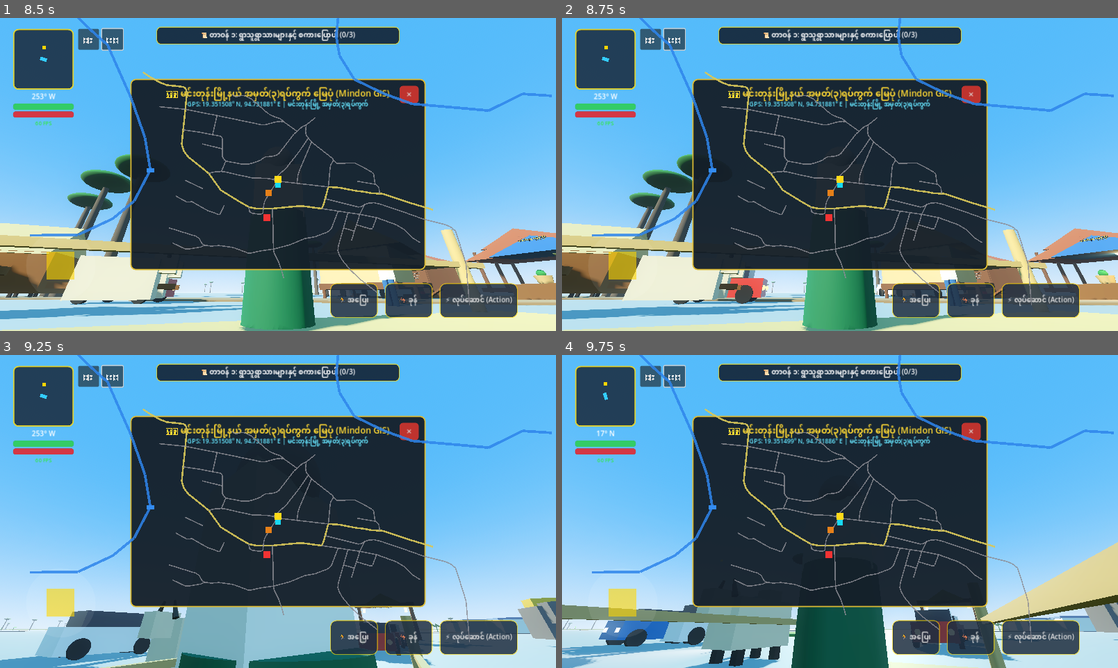
Above: before the commit, frames 1-4 (two rows, left to right).
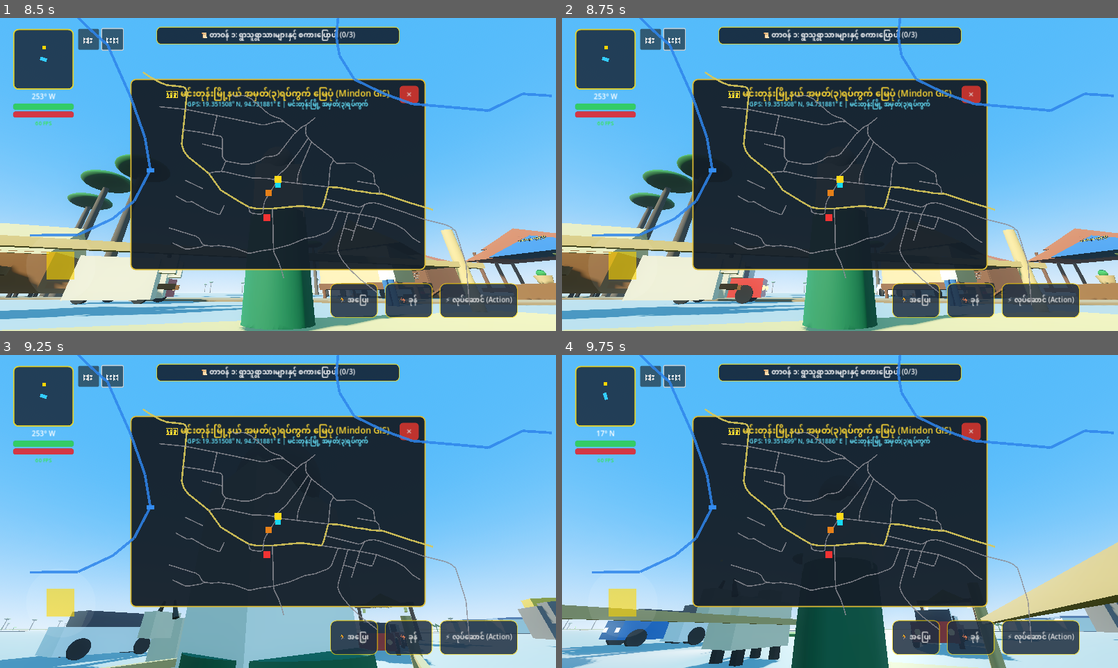
Above: after the commit, the same moments.

Repository: sudohlaingwin/gta-open-world
Game: Godot game, scene res://scenes/main_menu.tscn
Two runs of this game, one before a commit and one after it. Both use one fixed random seed, a clock stepped at 60 frames per second and the inputs below.
Inputs (mouse positions are in pixels of both pictures, inside the frame that each line leads up to):
- Up to frame 1 (8.5 s): click "🎮 အသစ်စတင်မည် (New Game)" at 0.5 s; drag from (66, 274) to (333, 105) at 1.27 s; drag from (444, 221) to (250, 237) at 2.02 s; move the mouse to (111, 127) at 2.77 s; hold Left (ui_left) 2.78-3.5 s; hold Ctrl 2.78-3.5 s; drag from (305, 174) to (111, 127) at 3.52 s; click "🗺️" at 4.25 s; click "⏸️" at 5 s; drag from (278, 174) to (305, 174) at 5.77 s; click "🏃 အပြေး" at 6.5 s; click "🦘 ခုန်" at 7.25 s; click "⚡ လုပ်ဆောင် (Action)" at 8 s
- Up to frame 2 (8.75 s): no input
- Up to frame 3 (9.25 s): drag from (400, 495) to (194, 433) at 8.77 s
- Up to frame 4 (9.75 s): move the mouse to (728, 527) at 9.52 s; hold Up (ui_up) from 9.53 s (still down); hold Ctrl from 9.53 s (still down); click (728, 527) at 9.67 s

Frame 1 is identical in both runs. In frame 2, 0.1% of the frame differs, in the area x 68-100%, y 74-91%; in frame 3, less than 0.1%; in frame 4, less than 0.1%.

Commit message:
Slice 93: Proportional porch light energy scaling and headlight-synchronized night threshold

Diff:
--- a/scripts/village_lantern_controller.gd
+++ b/scripts/village_lantern_controller.gd
@@ -5,9 +5,10 @@
 # and dims them during bright midday to optimize mobile GPU performance.
 
 @export var max_light_energy: float = 1.8
-@export var night_threshold: float = 0.4
+@export var night_threshold: float = 0.35
 
 var omni_lights: Array[OmniLight3D] = []
+var omni_base_energies: Dictionary = {}
 var emissive_meshes: Array[MeshInstance3D] = []
 var day_night_node: Node = null
 
@@ -21,6 +22,7 @@
 	for child in parent.get_children():
 		if child is OmniLight3D:
 			omni_lights.append(child)
+			omni_base_energies[child] = child.light_energy
 		elif child is MeshInstance3D and ("Lamp" in child.name or "Lantern" in child.name or "Cross" in child.name):
 			emissive_meshes.append(child)
 		_find_lights_and_lanterns(child)
@@ -39,12 +41,12 @@
 
 func _update_lighting_state(daylight: float) -> void:
 	var is_night = daylight < night_threshold
-	var target_energy = max_light_energy * (1.0 - daylight) if is_night else 0.0
 
 	for light in omni_lights:
 		light.visible = is_night
 		if is_night:
-			light.light_energy = target_energy
+			var base_e = float(omni_base_energies.get(light, max_light_energy))
+			light.light_energy = base_e * (1.0 - daylight)
 
 	for mesh in emissive_meshes:
 		var mat = mesh.get_surface_override_material(0)
Not shown, changed: COLLAB.md
